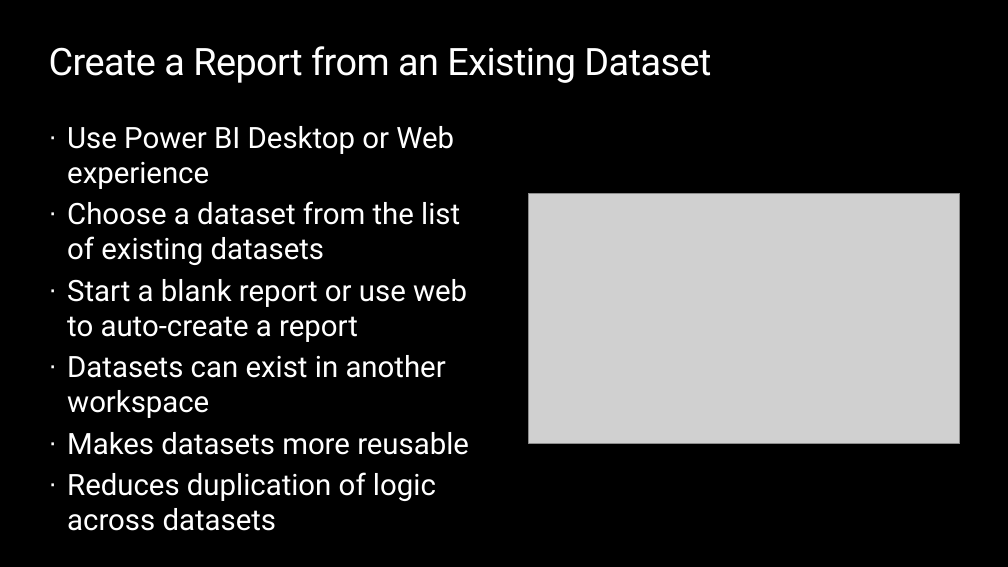
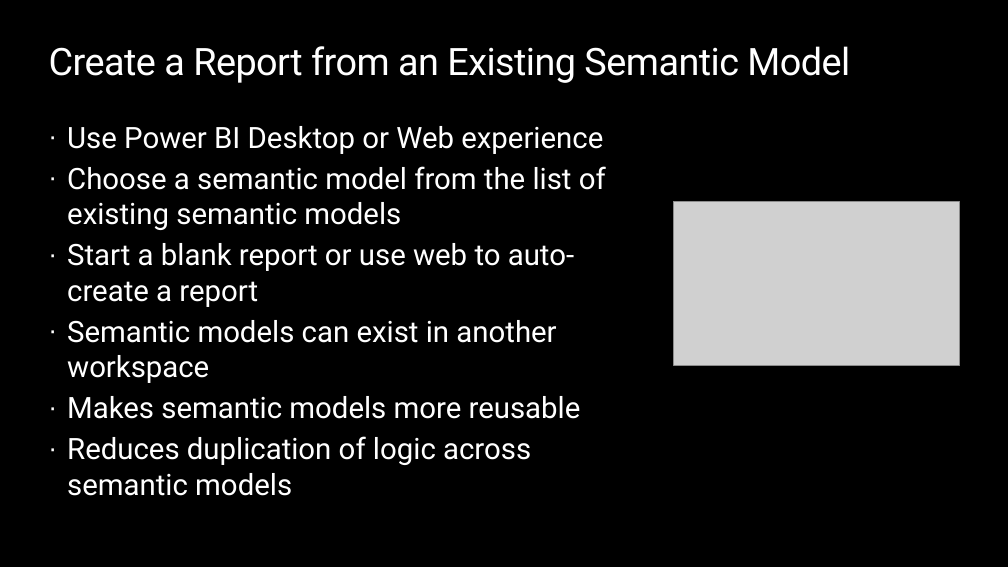
Before and after one commit to opsgility/fabric, a slide deck: slide 15 of slides/Dantoni-Opsgility-MSFabric-Module11.pptx. Drawn at 1008x567 pixels with LibreOffice and Linux fonts; fonts in the diff are those of the drawing; grey boxes stand for pictures; background and template pictures are left out. Boxes give left, top, right and bottom in pixels: in the first picture for what was removed or moved away, otherwise in the second. Text is boxed around its words. In the diff, an @@ line names an element or a change of style, - is before the commit and + after.

```diff
--- a/slides/Dantoni-Opsgility-MSFabric-Module11.pptx
+++ b/slides/Dantoni-Opsgility-MSFabric-Module11.pptx
@@ title at (x1=49, y1=46, x2=850, y2=83): text changed @@
-Create a Report from an Existing Dataset
+Create a Report from an Existing Semantic Model
@@ text at (x1=67, y1=166, x2=606, y2=230): text changed @@
-· Choose a dataset from the list of existing datasets
+· Choose a semantic model from the list of existing semantic models
@@ picture removed at (x1=529, y1=194, x2=960, y2=444) @@
@@ picture added at (x1=674, y1=202, x2=960, y2=366) @@
@@ text at (x1=67, y1=320, x2=581, y2=496): text changed @@
-· Datasets can exist in another workspace
-· Makes datasets more reusable
-· Reduces duplication of logic across datasets
+· Semantic models can exist in another workspace
+· Makes semantic models more reusable
+· Reduces duplication of logic across semantic models
```
Also in this commit, not shown: 14 other slides changed, 8 other files.
